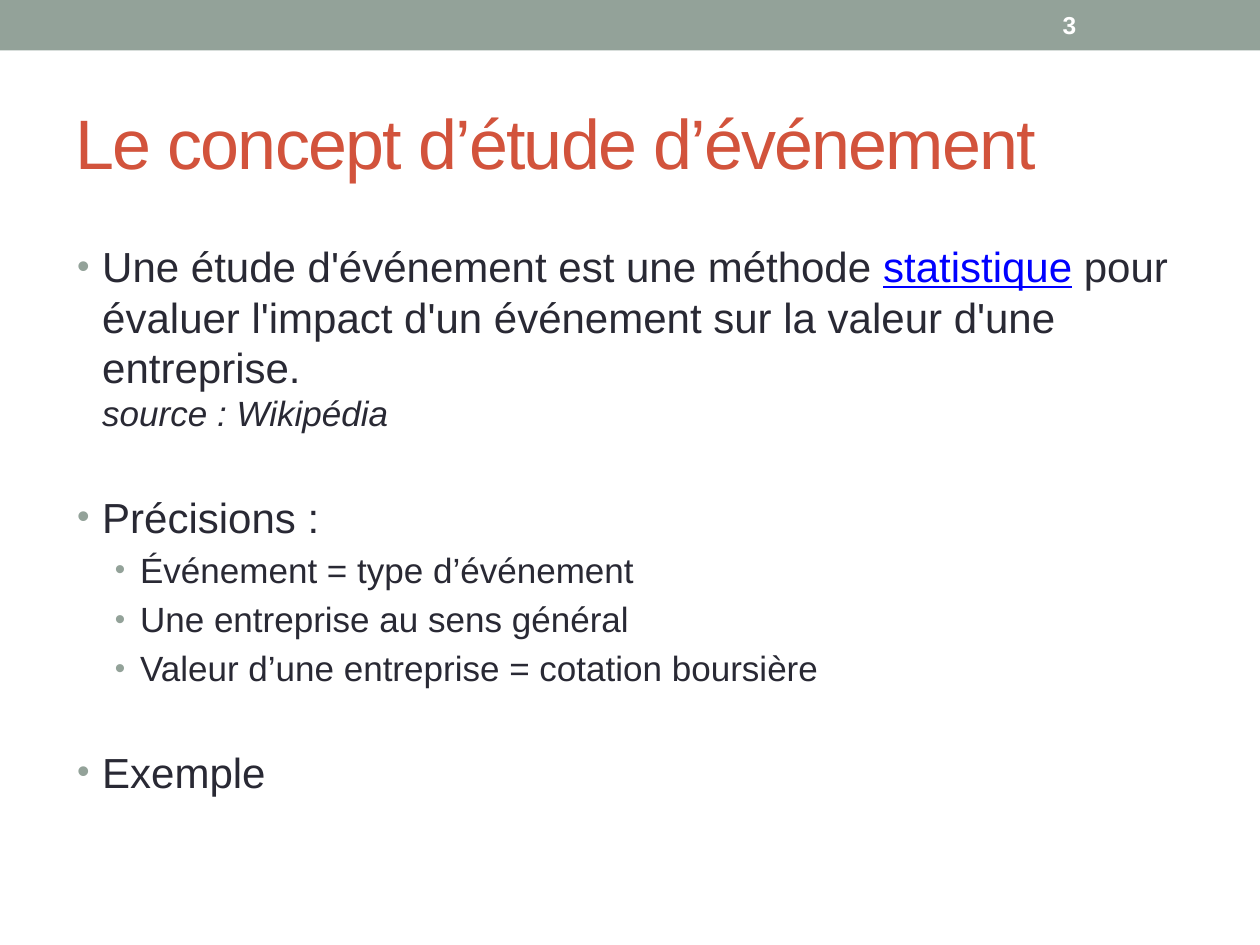
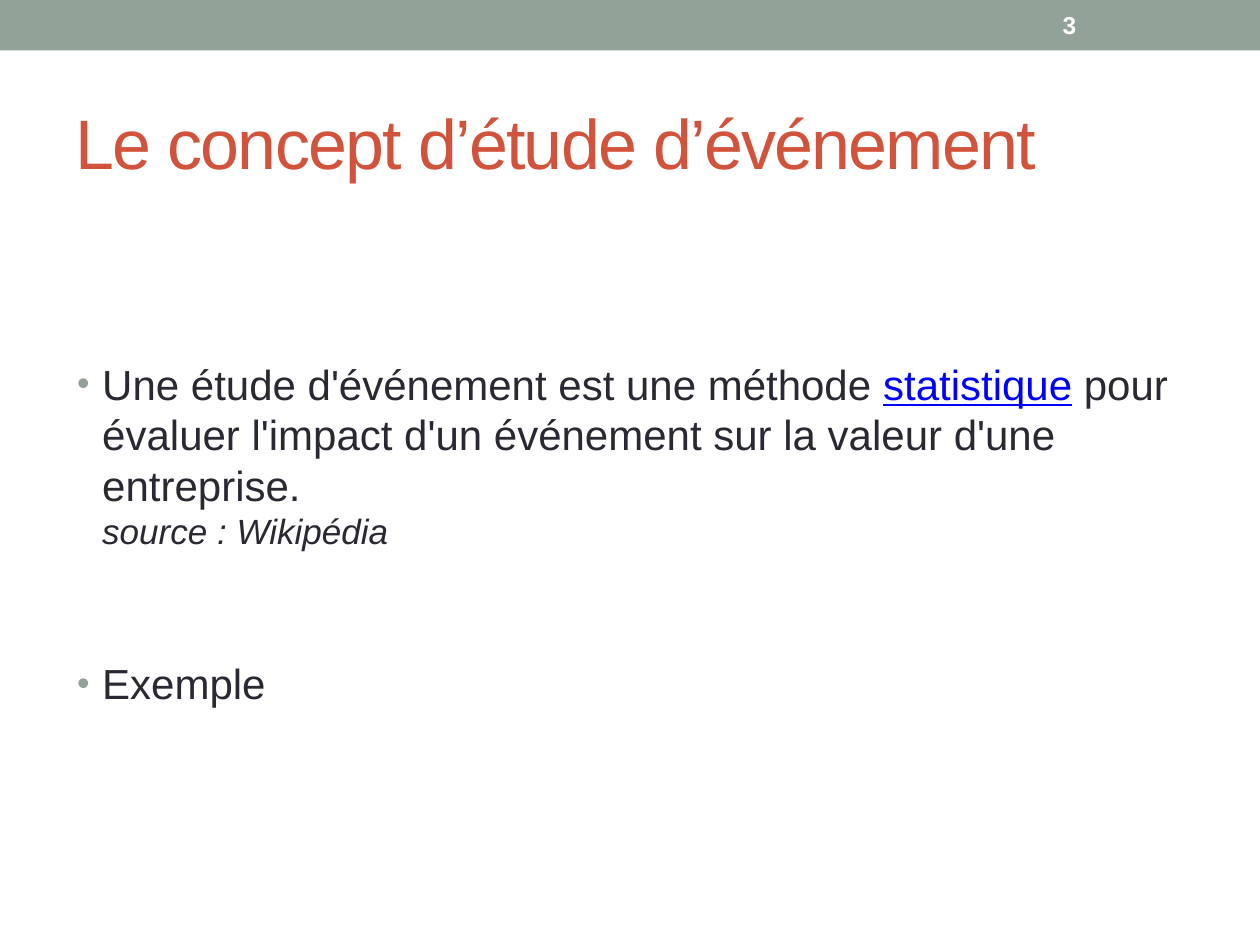
Before and after one commit to margotj38/Projet_de_spe, a slide deck: slide 3 of Sheme.pptx. Drawn at 1260x945 pixels with LibreOffice and Linux fonts; fonts in the diff are those of the drawing. Boxes give left, top, right and bottom in pixels: in the first picture for what was removed or moved away, otherwise in the second. Text is boxed around its words. In the diff, an @@ line names an element or a change of style, - is before the commit and + after.

```diff
--- a/Sheme.pptx
+++ b/Sheme.pptx
@@ text at (102,502,818,688): paragraphs removed @@
-• Précisions :
-  • Événement = type d’événement
-  • Une entreprise au sens général
-  • Valeur d’une entreprise = cotation boursière
```
Also in this commit, not shown: 3 other slides changed.
